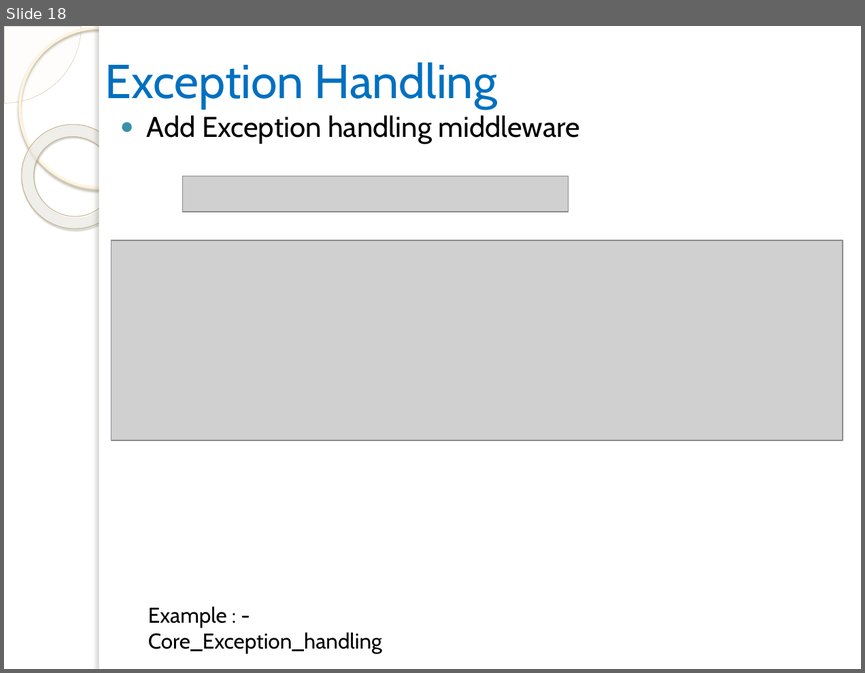
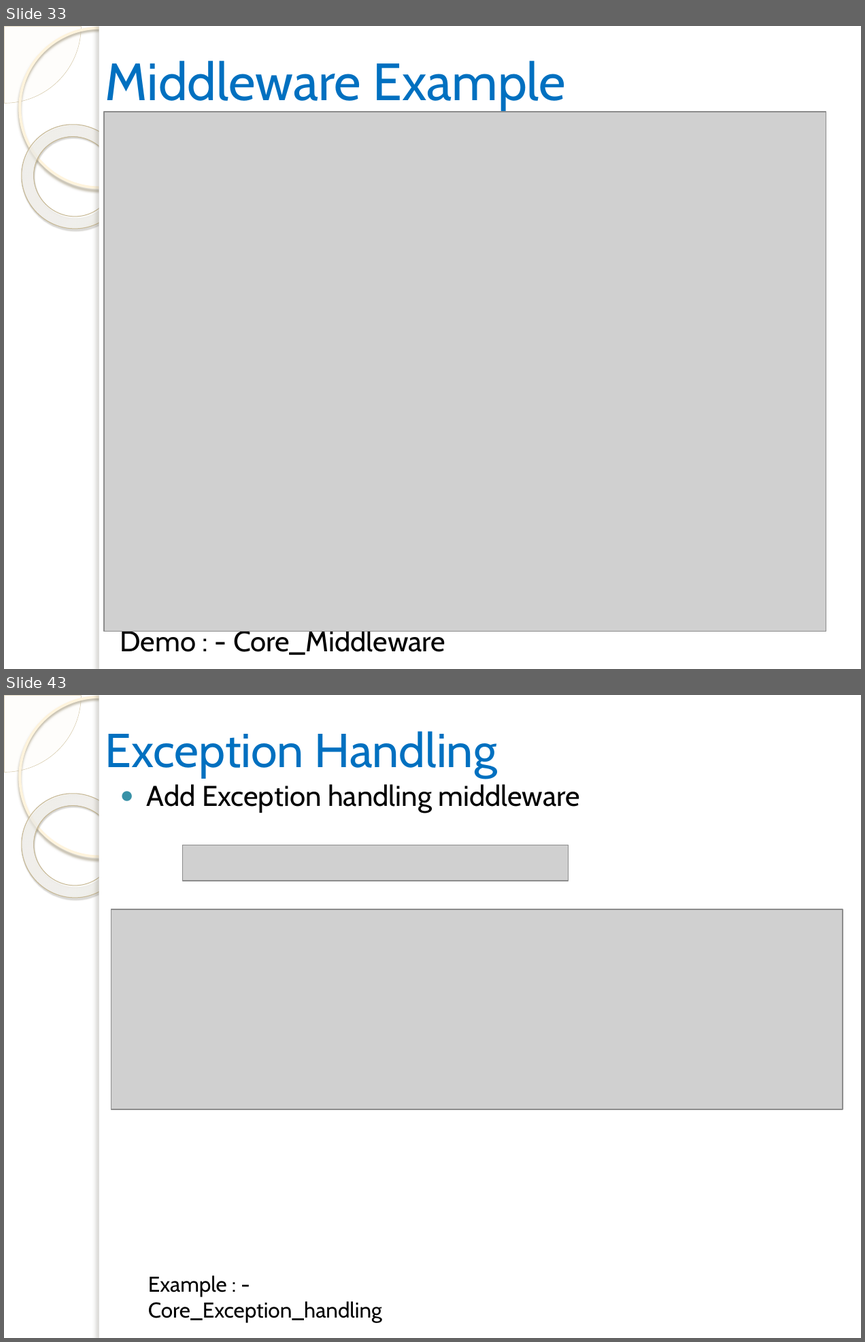
Before and after one commit to vgyureka/DotNetBig, a slide deck: CORE.pptx. Shown one above the other, each under a label of ours: slide 18 before the commit, slides 33 and 43 after it; the slides between them are not shown. The pictures are 865x673 and 865x1342 pixels, drawn with LibreOffice and Linux fonts; fonts in the diff are those of the drawing; grey boxes stand for pictures; background and template pictures are left out. Boxes give left, top, right and bottom in pixels: in the first picture for what was removed or moved away, otherwise in the second. Text is boxed around its words. In the diff, an @@ line names an element or a change of style, - is before the commit and + after.

Commit message:
Core PPT
Core PPT - 45

```diff
--- a/CORE.pptx
+++ b/CORE.pptx
@@ slide 33 added at bbox=[4, 26, 861, 669], background picture (left out); not listed: 5 template elements that a slide beside it also shows @@
@@ title added at bbox=[105, 61, 566, 112], 44 pt, text #0070C0 @@
+Middleware Example
@@ picture added at bbox=[104, 112, 827, 631] @@
@@ text added at bbox=[120, 627, 445, 654], 24 pt, text #000000 @@
+Demo : - Core_Middleware
@@ what was slide 18 is now slide 43 @@
```
Also in this commit, not shown: 3 slides changed, 26 other slides added, 2 slides removed.
